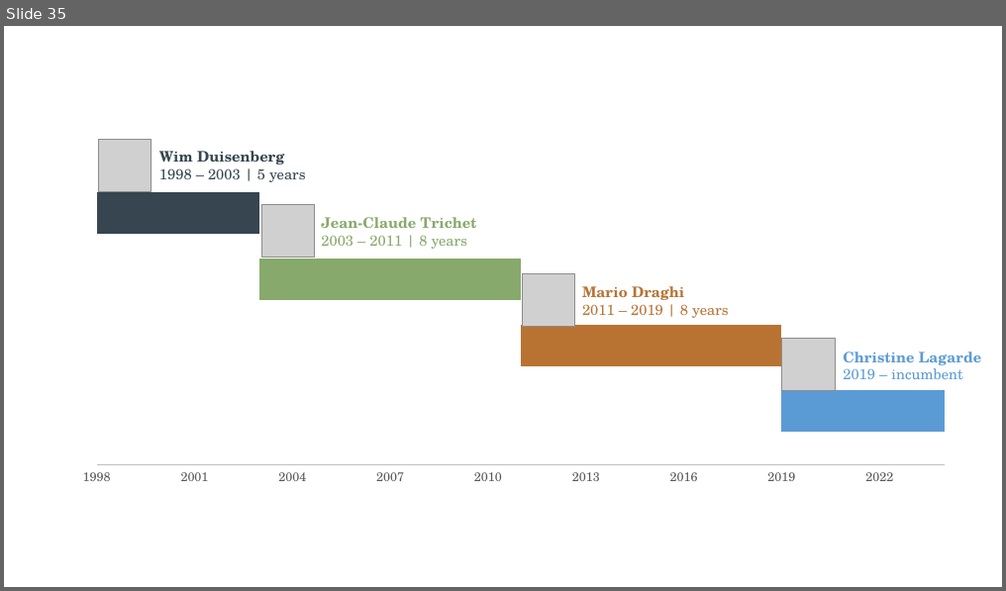
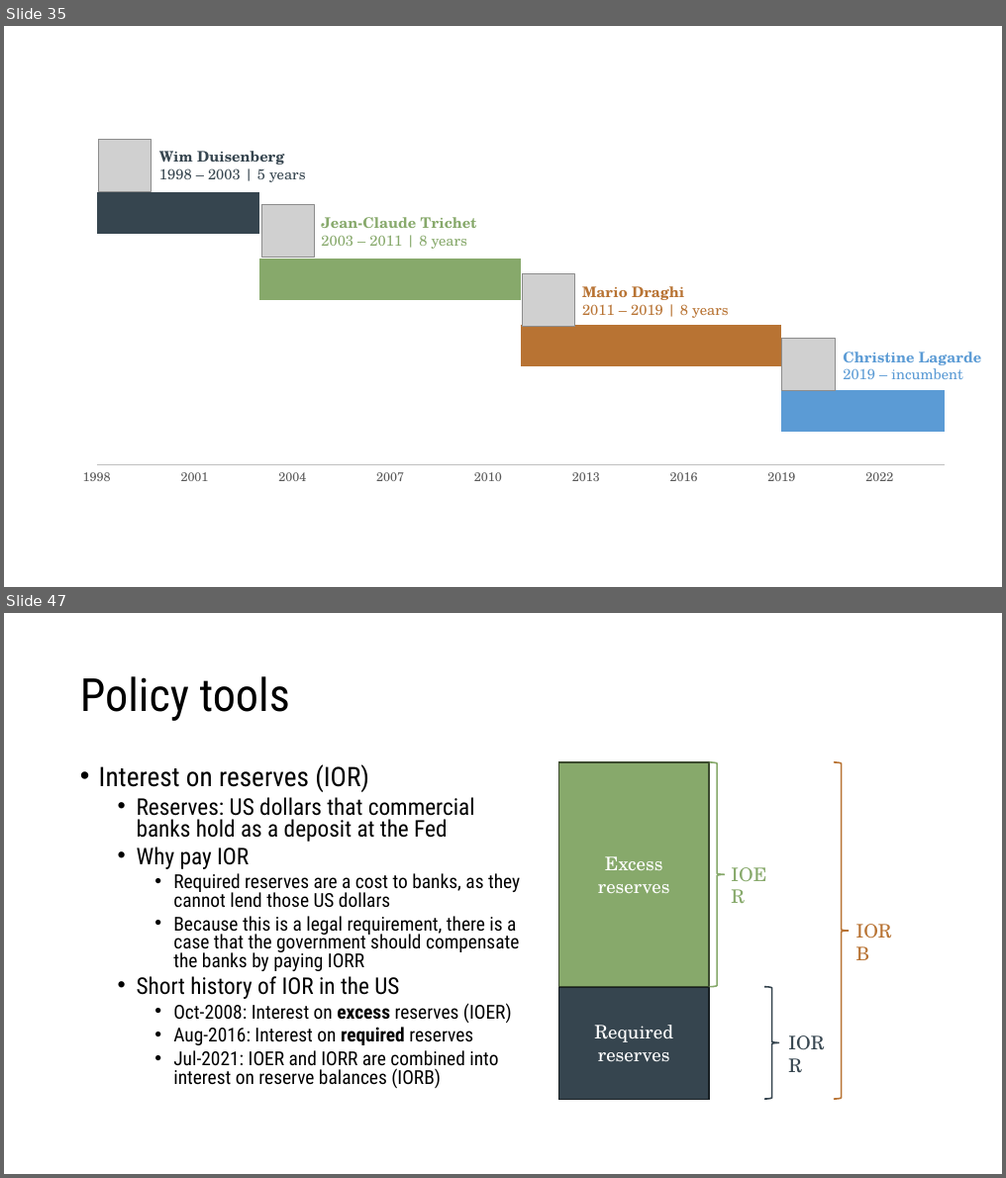
Before and after one commit to ncachanosky/ECON-3320-online, a slide deck: figures/figures.pptx. Shown one above the other, each under a label of ours: slide 35 before the commit, slides 35 and 47 after it; the slides between them are not shown. The pictures are 1006x591 and 1006x1178 pixels, drawn with LibreOffice and Linux fonts; fonts in the diff are those of the drawing; grey boxes stand for pictures. Boxes give left, top, right and bottom in pixels: in the first picture for what was removed or moved away, otherwise in the second. Text is boxed around its words. In the diff, an @@ line names an element or a change of style, - is before the commit and + after.

```diff
--- a/figures/figures.pptx
+++ b/figures/figures.pptx
@@ slide 47 added at [4,613,1002,1174], background #FFFFFF @@
@@ title added at [80,676,290,721], 44 pt, text #000000 @@
+Policy tools
@@ text added at [99,764,520,1088], 18.5 pt, text #000000 @@
+• Interest on reserves (IOR)
+  • Reserves: US dollars that commercial banks hold as a deposit at the Fed
+  • Why pay IOR
+    • Required reserves are a cost to banks, as they cannot lend those US dollars
+    • Because this is a legal requirement, there is a case that the government should compensate the banks by paying IORR
+  • Short history of IOR in the US
+    • Oct-2008: Interest on excess reserves (IOER)
+    • Aug-2016: Interest on required reserves
+    • Jul-2021: IOER and IORR are combined into interest on reserve balances (IORB)
@@ rectangle added at [559,762,709,987], fill #87A96B, outline #3B4A2F 1.5 pt, 18 pt, text #FFFFFF @@
+Excess reserves
@@ right brace added at [710,762,725,987], outline #87A96B 1.5 pt @@
@@ right brace added at [834,762,848,1100], outline #B87333 1.5 pt @@
@@ text added at [848,916,902,946], 18 pt, text #B87333 @@
+IORB
@@ rectangle added at [559,987,709,1100], fill #36454F, outline #181E23 1.5 pt, 18 pt, text #FFFFFF @@
+Required reserves
@@ right brace added at [764,987,779,1100], outline #36454F 1.5 pt @@
@@ text added at [463,1003,512,1023], 18 pt, text #87A96B @@
+IOER
@@ text added at [781,1028,835,1058], 18 pt, text #36454F @@
+IORR
```
Also in this commit, not shown: 5 slides changed, 18 other slides added, 32 other files.
